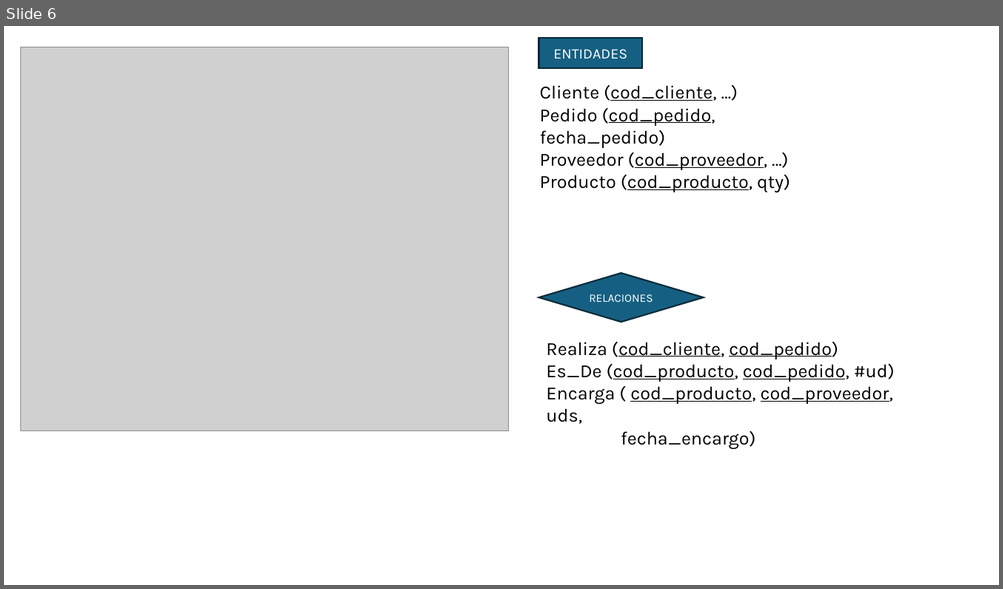
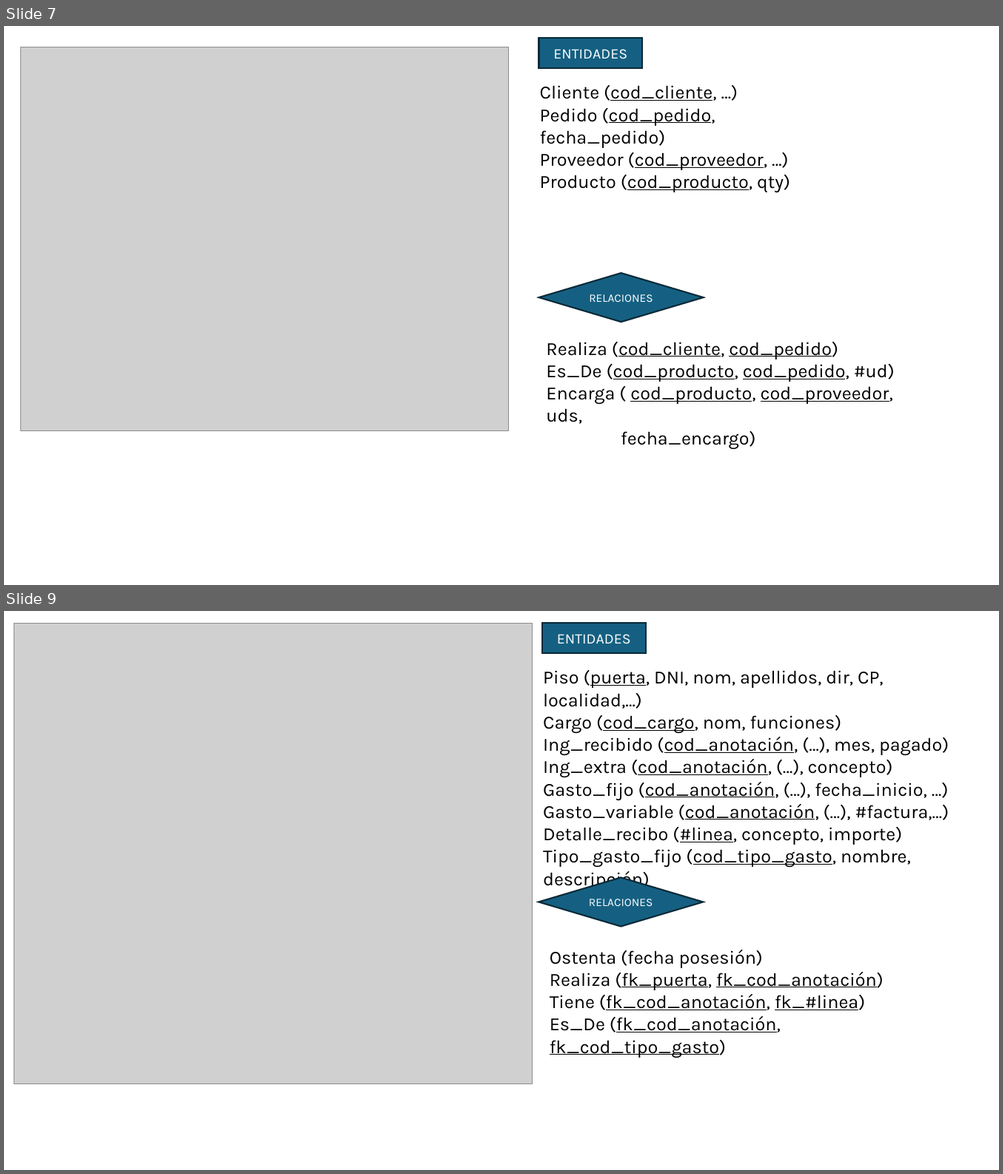
Before and after one commit to AchillesD9-Alex/-2024-Java-Angular-Bootcamp, a slide deck: [JAVA]/C3/TA13/ta13.pptx. Shown one above the other, each under a label of ours: slide 6 before the commit, slides 7 and 9 after it; the slides between them are not shown. The pictures are 1003x589 and 1003x1174 pixels, drawn with LibreOffice and Linux fonts; fonts in the diff are those of the drawing; grey boxes stand for pictures. Boxes give left, top, right and bottom in pixels: in the first picture for what was removed or moved away, otherwise in the second. Text is boxed around its words. In the diff, an @@ line names an element or a change of style, - is before the commit and + after.

```diff
--- a/[JAVA]/C3/TA13/ta13.pptx
+++ b/[JAVA]/C3/TA13/ta13.pptx
@@ slide 9 added at [4, 611, 999, 1170], background #FFFFFF @@
@@ picture added at [14, 623, 533, 1085] @@
@@ rectangle added at [542, 623, 646, 652], fill #156082, outline #092A39 1.5 pt, 14 pt, text #FFFFFF @@
+ENTIDADES
@@ text added at [543, 670, 949, 890], 18 pt, text #000000 @@
+Piso (puerta, DNI, nom, apellidos, dir, CP, localidad,…)
+Cargo (cod_cargo, nom, funciones)
+Ing_recibido (cod_anotación, (…), mes, pagado)
+Ing_extra (cod_anotación, (…), concepto)
+Gasto_fijo (cod_anotación, (…), fecha_inicio, …)
+Gasto_variable (cod_anotación, (…), #factura,…)
+Detalle_recibo (#linea, concepto, importe)
+Tipo_gasto_fijo (cod_tipo_gasto, nombre, descripción)
@@ diamond added at [538, 878, 703, 927], fill #156082, outline #092A39 1.5 pt, 11 pt, text #FFFFFF @@
+RELACIONES
@@ text added at [549, 950, 883, 1058], 18 pt, text #000000, underline @@
+Ostenta (fecha posesión)
+Realiza (fk_puerta, fk_cod_anotación)
+Tiene (fk_cod_anotación, fk_#linea)
+Es_De (fk_cod_anotación, fk_cod_tipo_gasto)
@@ what was slide 6 is now slide 7 @@
```
Also in this commit, not shown: 1 slide changed, 1 other slide added, 1 slide removed, 13 other files.
